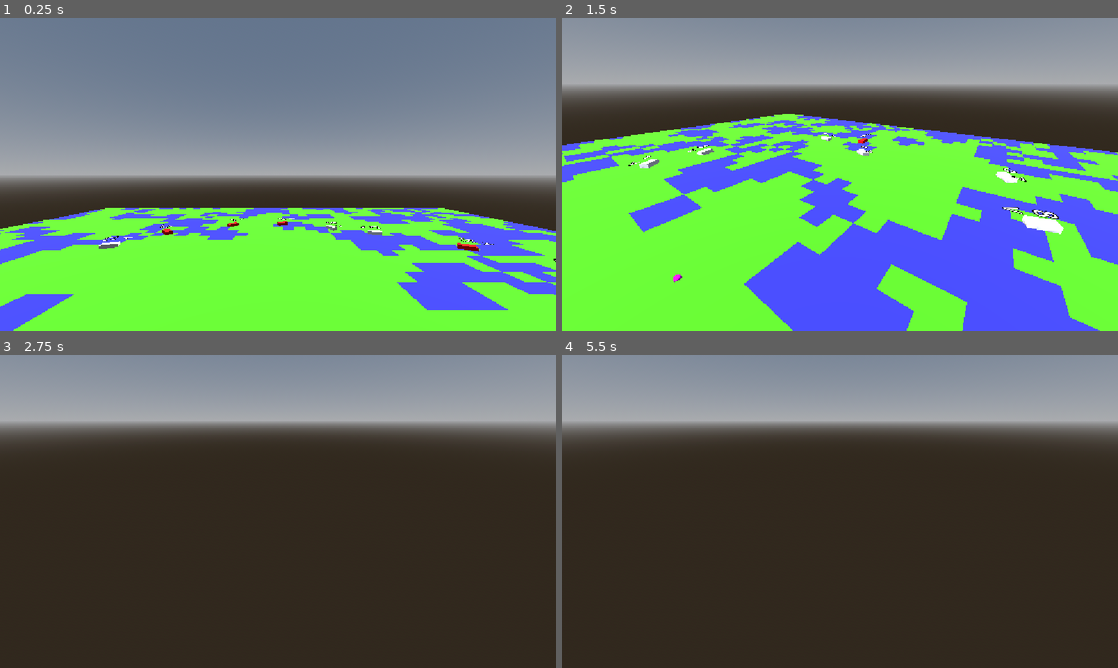
Above: before the commit, frames 1-4 (two rows, left to right).
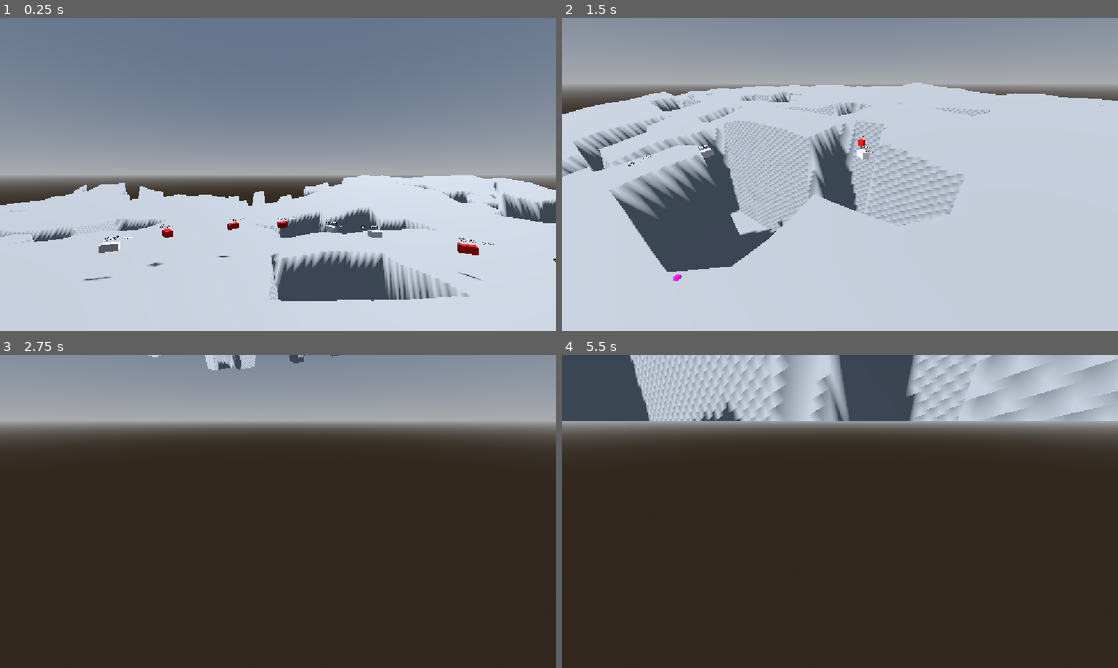
Above: after the commit, the same moments.

Repository: rubedo-red/AI-ICA
Game: Godot game, scene res://main_scene.tscn
Same seed, same stepped clock (60 frames per second), same inputs: the game is played once before the commit and once after it.
Inputs (mouse positions are in pixels of both pictures, inside the frame that each line leads up to):
- Up to frame 1 (0.25 s): no input
- Up to frame 2 (1.5 s): move the mouse to (962, 158) at 0.52 s; hold Right mouse button (camera_player_3d_look) 0.53-1.28 s; click (962, 158) at 0.67 s; move the mouse to (812, 174) at 1.27 s; tap S (camera_player_3d_move_backwards) at 1.35 s; click (812, 174) at 1.42 s
- Up to frame 3 (2.75 s): move the mouse to (333, 442) at 2.02 s; hold Q (camera_player_3d_move_downwards) from 2.03 s (still down); click (333, 442) at 2.17 s
- Up to frame 4 (5.5 s): move the mouse to (812, 574) at 2.77 s; release Q (camera_player_3d_move_downwards) at 2.78 s; tap W (camera_player_3d_move_forwards) at 2.85 s; click (812, 574) at 2.92 s; tap Enter at 3.5, 5 s; move the mouse to (1006, 558) at 3.52 s; tap A (camera_player_3d_move_leftwards) at 3.6 s; click (1006, 558) at 3.67 s; tap Space at 4.25 s; move the mouse to (673, 464) at 4.27 s; tap D (camera_player_3d_move_rightwards) at 4.35 s; click (673, 464) at 4.42 s; move the mouse to (867, 511) at 5.02 s; hold E (camera_player_3d_move_upwards) from 5.03 s (still down); click (867, 511) at 5.17 s

The runs differ from the first frame. In frame 1, 45% of the frame differs, in the area x 0-100%, y 50-100%; in frame 2, 76%, in the area x 0-100%, y 20-100%; in frame 3, 0.4%; in frame 4, 18%.

Commit message:
start procedural plane mesh, add character model

Diff:
--- a/main_scene.tscn
+++ b/main_scene.tscn
@@ -18,6 +18,8 @@
 
 [node name="MainScene" type="Node3D" unique_id=452344012]
 
+[node name="Map" parent="." unique_id=829619776 instance=ExtResource("3_gyfs4")]
+
 [node name="WorldEnvironment" type="WorldEnvironment" parent="." unique_id=1705001911]
 environment = SubResource("Environment_gyfs4")
 
@@ -36,9 +38,3 @@
 transform = Transform3D(1, 0, 0, 0, 1, 0, 0, 0, 1, 0, 1, 1)
 speed_modifier = 10.0
 terminal_velocity = Vector3(10, 10, 10)
-
-[node name="Map" parent="." unique_id=829619776 instance=ExtResource("3_gyfs4")]
-width = 50
-height = 50
-cell_size = 0.2
-water_weight = 6
--- a/shared/map.gd
+++ b/shared/map.gd
@@ -3,9 +3,39 @@
 enum terrain_types { land, water, mountain }
 
 @export var width : int = 10
+
 @export var height : int = 10
+
+@export var cell_size: float = 2.0
+
+@onready var terrain = $terrain
+
+var noise: FastNoiseLite = FastNoiseLite.new()
+
 var cells : PackedByteArray = [0]
-@export var cell_size: float = 2.0
+
+func update_mesh():
+	var plane := PlaneMesh.new()
+	plane.subdivide_depth = height*4
+	plane.subdivide_width = width*4
+	plane.size = Vector2(width*cell_size, height*cell_size)
+
+	var plane_arrays := plane.get_mesh_arrays()
+	var vertex_array: PackedVector3Array = plane_arrays[ArrayMesh.ARRAY_VERTEX]
+	for i in vertex_array.size():
+		var vertex := vertex_array[i]
+		var celltype: terrain_types = pos_to_tile_type(vertex)
+		if noise:
+			match celltype:
+				terrain_types.water:
+					vertex.y -= 2.0
+				terrain_types.land:
+					vertex.y += noise.get_noise_2d(vertex.x*4.0, vertex.z*4.0) * 2.0
+		vertex_array[i] = vertex
+
+	var array_mesh := ArrayMesh.new()
+	array_mesh.add_surface_from_arrays(Mesh.PRIMITIVE_TRIANGLES, plane_arrays)
+	terrain.mesh = array_mesh
 
 func pos_to_tile(pos: Vector3):
 	var relative =  pos - global_position
@@ -16,51 +46,29 @@
 
 	return [x, y]
 
+func pos_to_tile_type(pos: Vector3) -> terrain_types:
+	var relative =  pos - global_position
+	relative.x = relative.x+(width*cell_size)/2
+	relative.z = relative.z+(height*cell_size)/2
+	var x = int(floor(relative.x/cell_size))
+	var y = int(floor(relative.z/cell_size))
+	if (x >= width or y >= height):
+		return 0
+
+	return cells[x + y*width]
+
 func get_tile_index(x: int, y: int):
 	if x < 0 or x >= width or y < 0 or y >= height:
 		return -1
 	return cells[x+y*width]
-
-func create_terrain():
-	for i in width:
-		for j in height:
-			var tile = MeshInstance3D.new()
-			tile.name = "tile-"+str(i)+"_"+str(j)
-			self.add_child(tile)
-			var plane = PlaneMesh.new()
-			plane.size.x = cell_size
-			plane.size.y = cell_size
-			tile.mesh = plane
-
-			var material = StandardMaterial3D.new()
-			match cells[i+j*width]:
-				terrain_types.land:
-					material.albedo_color = Color(0.3,0.7,0.1)
-				terrain_types.water:
-					material.albedo_color = Color(0.2,0.2,0.7)
-				terrain_types.mountain:
-					material.albedo_color = Color(0.7, 0.7, 0.7)
-			#material.emission_intensity = 0
-			tile.mesh.surface_set_material(0, material)
-			tile.position = Vector3((i-width/2)*cell_size, 0, (j-height/2)*cell_size)
-
-func resize(w: int, h: int) -> void:
-	width = w
-	height = h
-	cells.resize(w*h)
-	cells.fill(0)
 
 @export var land_weight = 6;
 @export var water_weight = 4;
 
 # Called when the node enters the scene tree for the first time.
 func _ready() -> void:
-	resize(width, height)
-	for i in width*height:
-		cells[i] = min(randi()%(land_weight+water_weight)/land_weight, 1)
-	for i in 100:
-		iterate_automata()
-	create_terrain()
+	generate_grid()
+	update_mesh()
 
 
 func get_neighbour_count(index: int):
@@ -72,11 +80,10 @@
 			var checkx = m+x
 			var checky = n+y
 			if (checkx>=0 and checkx<width and checky>=0 and checky<height):
-				count += min(cells[checkx+checky*width],1)
+				count += min(cells.get(checkx+checky*width), 1)
 			else:
 				count += 1
 	return count-min(cells[index],1)
-
 
 @export var survive_min =  3
 @export var reproduce_min = 6
@@ -91,6 +98,9 @@
 		if (neighbours > reproduce_min): new_cells[i] = 1
 	cells = new_cells
 
-# Called every frame. 'delta' is the elapsed time since the previous frame.
-func _process(delta: float) -> void:
-	pass
+func generate_grid():
+	cells.resize(width*height)
+	for i in width*height:
+		cells.set(i, min(randi()%(land_weight+water_weight)/land_weight, 1))
+	for i in 100:
+		iterate_automata()
--- a/shared/map.tscn
+++ b/shared/map.tscn
@@ -1,6 +1,8 @@
 [gd_scene format=3 uid="uid://qwr66yprcsrl"]
 
 [ext_resource type="Script" uid="uid://df8428mg7aq8e" path="res://shared/map.gd" id="1_f4d1s"]
+
+[sub_resource type="ArrayMesh" id="ArrayMesh_f4d1s"]
 
 [node name="Map" type="Node3D" unique_id=829619776]
 script = ExtResource("1_f4d1s")
@@ -9,3 +11,6 @@
 cell_size = 1.0
 metadata/width = 10
 metadata/height = 10
+
+[node name="terrain" type="MeshInstance3D" parent="." unique_id=37343210]
+mesh = SubResource("ArrayMesh_f4d1s")
Binary file added: assets/models/Guy_v0.1.glb
Not shown, added: assets/models/Guy_v0.1.glb.import
